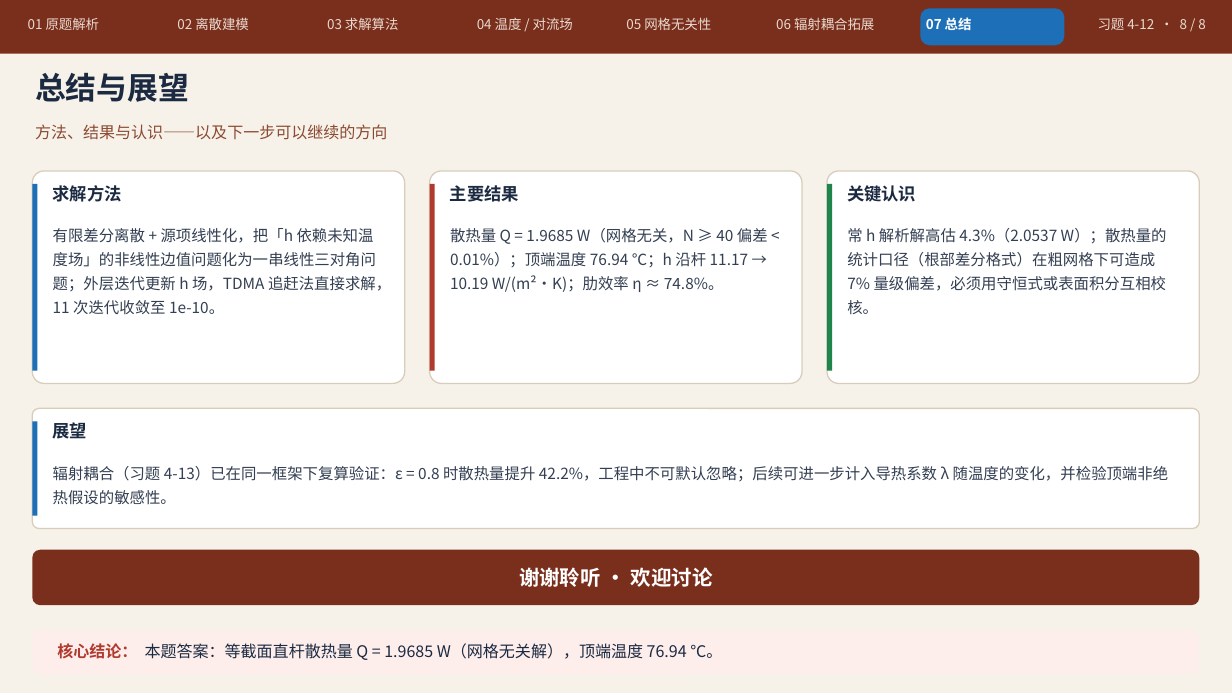
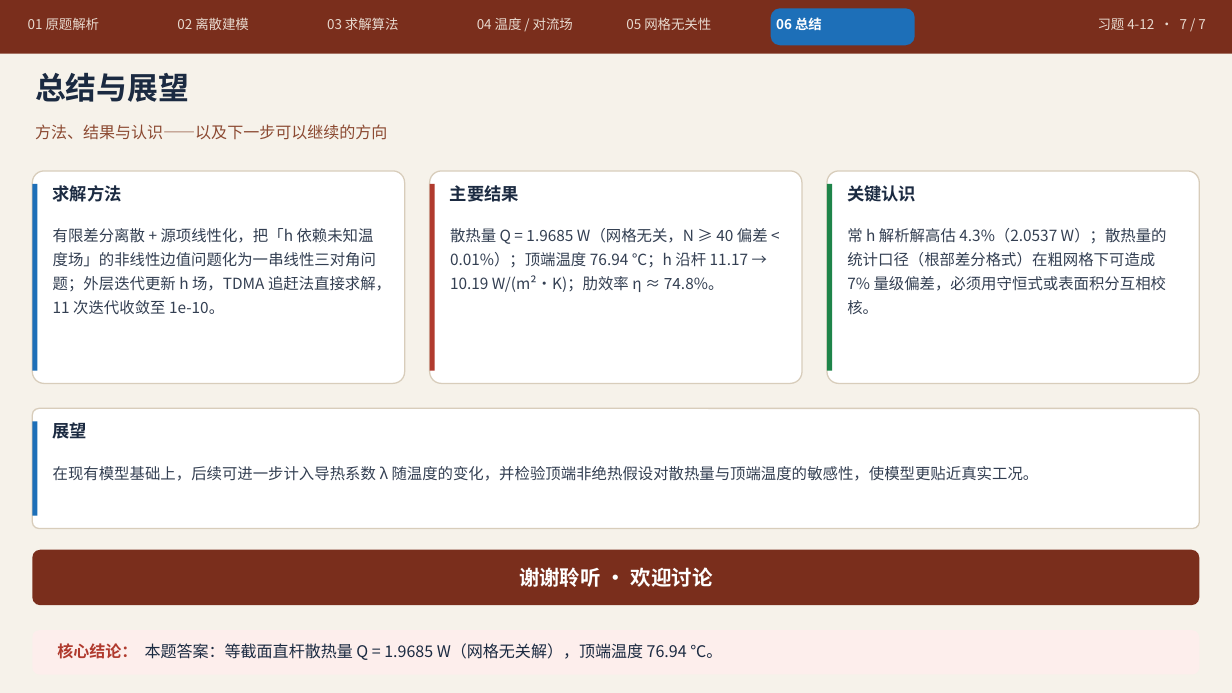
Before and after one commit to Xbox123z/heat-transfer-4-12-ppt, a slide deck: slide 7 of 传热学大作业_习题4-12_重制版V2.pptx (slide 8 before the commit). Drawn at 1232x693 pixels with LibreOffice and Linux fonts; fonts in the diff are those of the drawing. Boxes give left, top, right and bottom in pixels: in the first picture for what was removed or moved away, otherwise in the second. Text is boxed around its words. In the diff, an @@ line names an element or a change of style, - is before the commit and + after.

Commit message:
update 传热学大作业_习题4-12_重制版V2.pptx (v2.1, remove 4-13)

```diff
--- a/传热学大作业_习题4-12_重制版V2.pptx
+++ b/传热学大作业_习题4-12_重制版V2.pptx
@@ rounded rectangle moved from (x1=921, y1=8, x2=1065, y2=45) to (x1=771, y1=8, x2=915, y2=45) @@
@@ text at (x1=776, y1=17, x2=822, y2=30): text changed @@
-07 总结
+06 总结
@@ text removed at (x1=776, y1=17, x2=874, y2=30) @@
-06 辐射耦合拓展
@@ text at (x1=1098, y1=18, x2=1205, y2=30): text changed @@
-习题 4-12 · 8 / 8
+习题 4-12 · 7 / 7
@@ text at (x1=53, y1=466, x2=1039, y2=481): text changed @@
-辐射耦合（习题 4-13）已在同一框架下复算验证：ε = 0.8 时散热量提升 42.2%，工程中不可默认忽略；后续可进一步计入导热系数 λ 随温度的变化，并检验顶端非绝热假设的敏感性。
+在现有模型基础上，后续可进一步计入导热系数 λ 随温度的变化，并检验顶端非绝热假设对散热量与顶端温度的敏感性，使模型更贴近真实工况。
```
Also in this commit, not shown: 5 other slides changed, 1 slide removed.
